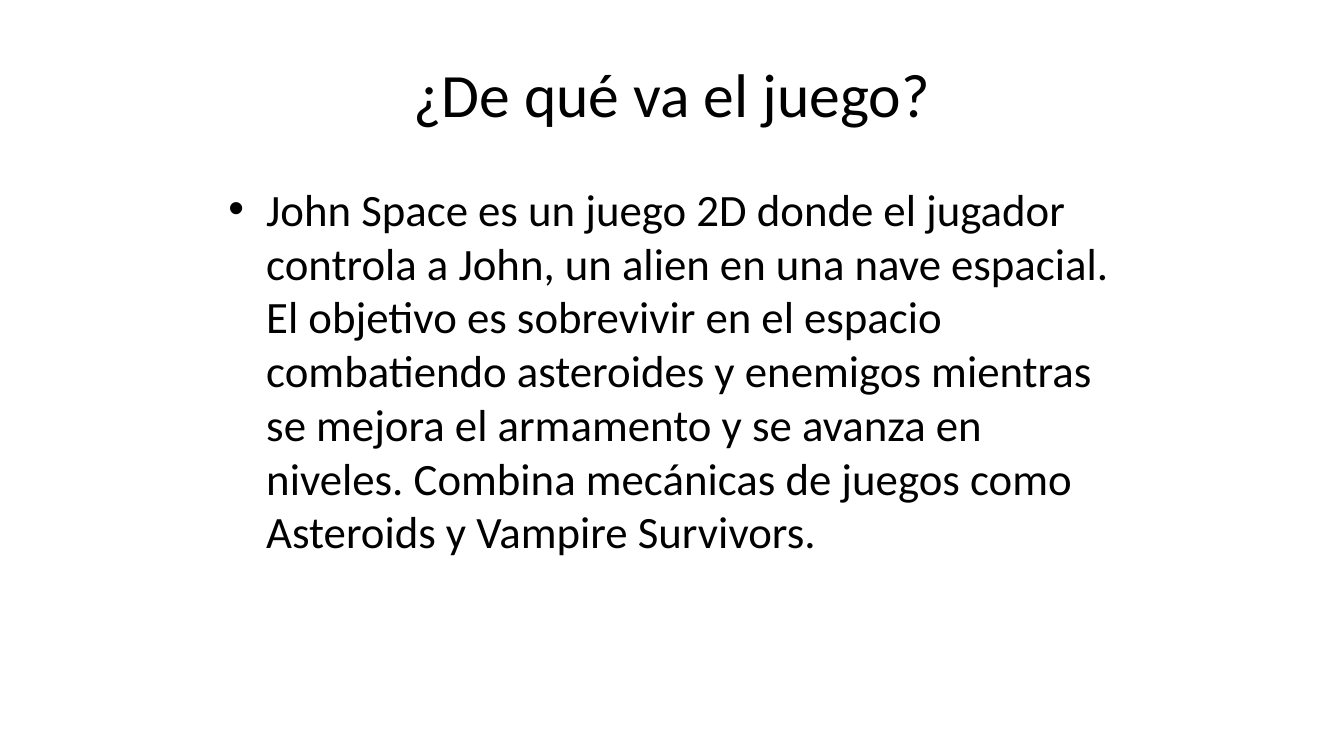
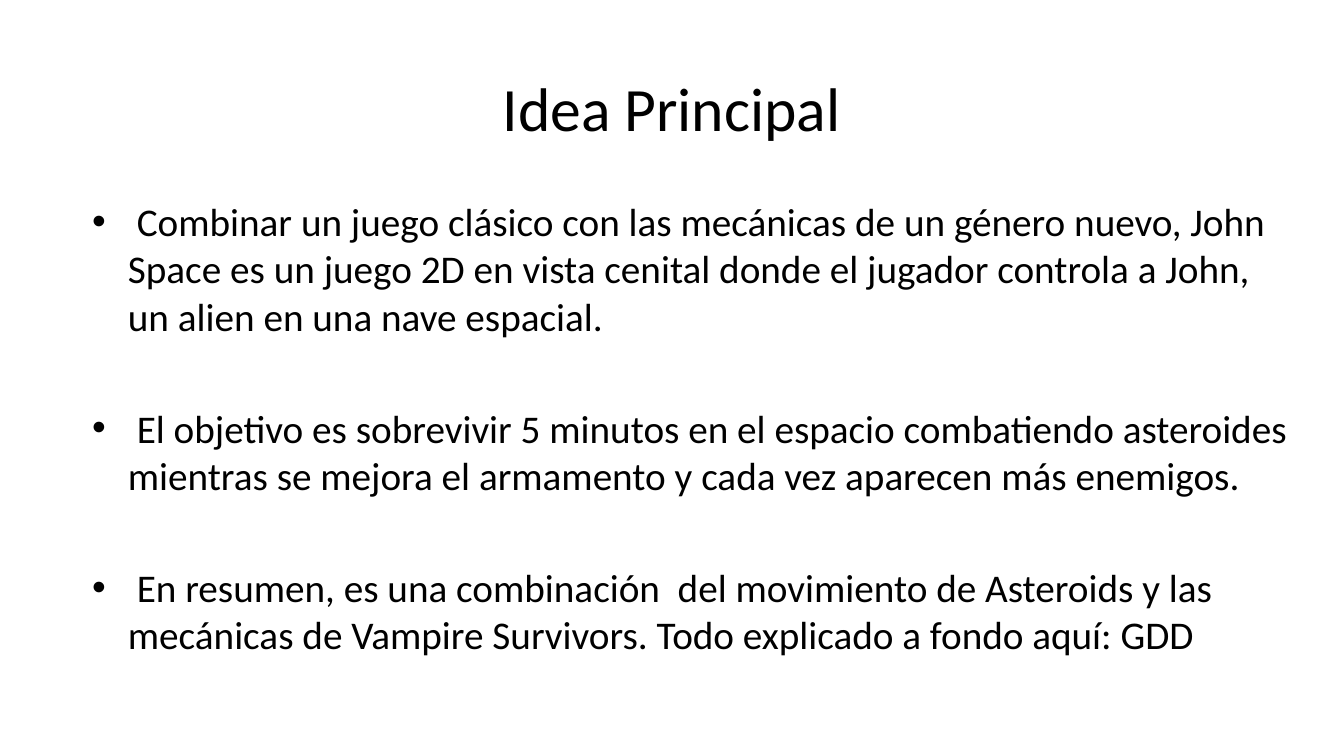
Before and after one commit to AdriCabado/John_Space, a slide deck: slide 3 of John_Space_Presentacion.odp (slide 2 before the commit). Drawn at 1344x756 pixels with LibreOffice and Linux fonts; fonts in the diff are those of the drawing. Boxes give left, top, right and bottom in pixels: in the first picture for what was removed or moved away, otherwise in the second. Text is boxed around its words. In the diff, an @@ line names an element or a change of style, - is before the commit and + after.

```diff
--- a/John_Space_Presentacion.odp
+++ b/John_Space_Presentacion.odp
@@ title removed at [413,74,930,128] @@
-¿De qué va el juego?
@@ title added at [503,88,841,141], 44 pt, text #000000 @@
+Idea Principal
@@ text at [128,208,1287,656]: text changed; size 32 to 28 pt @@
-• John Space es un juego 2D donde el jugador controla a John, un alien en una nave espacial. El objetivo es sobrevivir en el espacio combatiendo asteroides y enemigos mientras se mejora el armamento y se avanza en niveles. Combina mecánicas de juegos como Asteroids y Vampire Survivors.
+• Combinar un juego clásico con las mecánicas de un género nuevo, John Space es un juego 2D en vista cenital donde el jugador controla a John, un alien en una nave espacial.
+• El objetivo es sobrevivir 5 minutos en el espacio combatiendo asteroides mientras se mejora el armamento y cada vez aparecen más enemigos.
+• En resumen, es una combinación del movimiento de Asteroids y las mecánicas de Vampire Survivors. Todo explicado a fondo aquí: GDD
```
Also in this commit, not shown: 1 other slide changed, 6 slides added, 5 slides removed.
